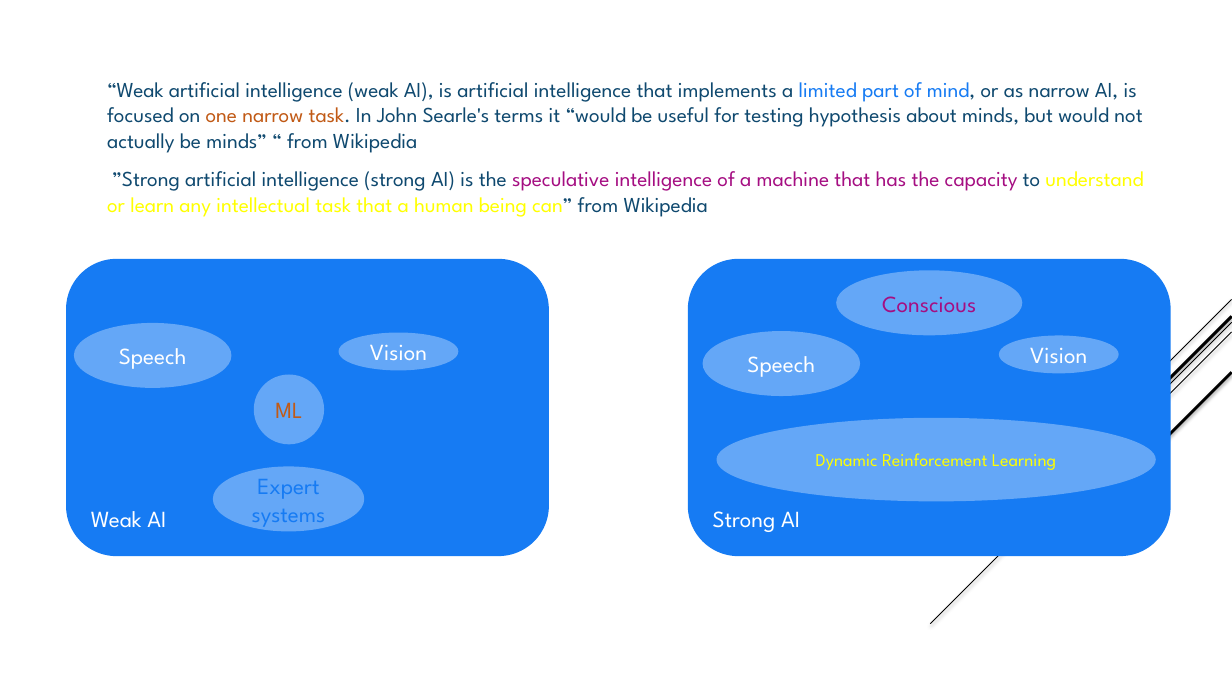
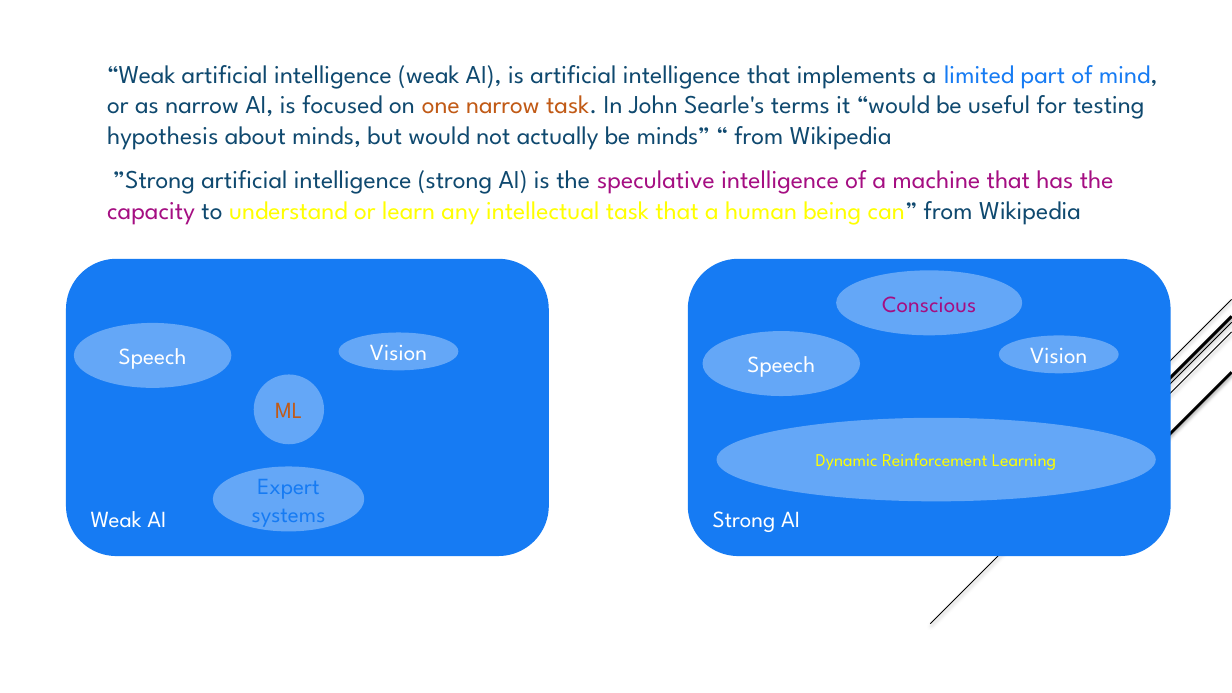
Before and after one commit to jnguyen1192/SIA, a slide deck: slide 3 of SAI_presentation_libre_office.pptx. Drawn at 1232x693 pixels with LibreOffice and Linux fonts; fonts in the diff are those of the drawing. Boxes give left, top, right and bottom in pixels: in the first picture for what was removed or moved away, otherwise in the second. Text is boxed around its words. In the diff, an @@ line names an element or a change of style, - is before the commit and + after.

Commit message:
#12 Conclusion speech part 4

```diff
--- a/SAI_presentation_libre_office.pptx
+++ b/SAI_presentation_libre_office.pptx
@@ text "“Weak artificial intelligence (weak AI), ..." at (107,65,1158,225): size 16.6 to 20 pt @@
```
Also in this commit, not shown: 3 other slides changed.
